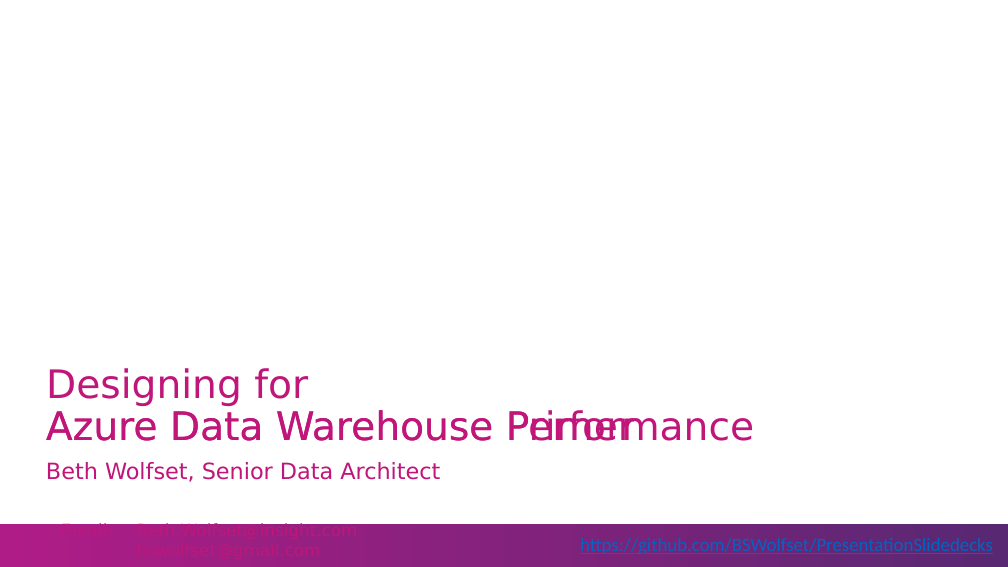
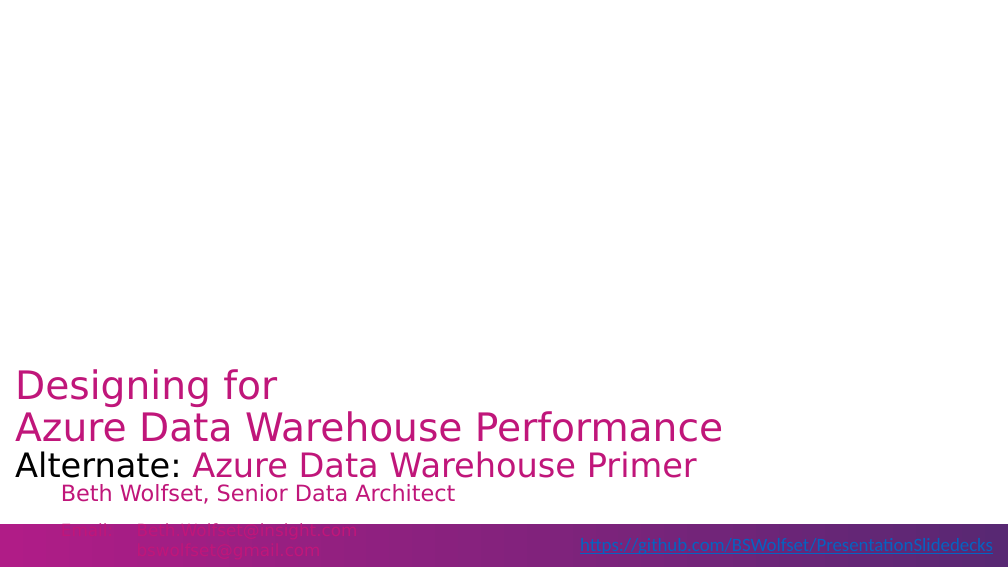
Before and after one commit to BSWolfset/PresentationSlidedecks, a slide deck: slide 1 of DesigningForADWPerformance.pptx. Drawn at 1008x567 pixels with LibreOffice and Linux fonts; fonts in the diff are those of the drawing; background and template pictures are left out. Boxes give left, top, right and bottom in pixels: in the first picture for what was removed or moved away, otherwise in the second. Text is boxed around its words. In the diff, an @@ line names an element or a change of style, - is before the commit and + after.

```diff
--- a/DesigningForADWPerformance.pptx
+++ b/DesigningForADWPerformance.pptx
@@ title "Designing for Azure Data Warehouse ...": place and size @@
-title "Designing for Azure Data Warehouse ..." at (46,368,754,441)
+title "Designing for Azure Data Warehouse ..." at (15,369,723,442)
@@ text at (15,451,697,478): text changed; size 28 to 24 pt @@
-Azure Data Warehouse Primer
+Alternate: Azure Data Warehouse Primer
@@ subtitle "Beth Wolfset, Senior Data Architect": place and size @@
-subtitle "Beth Wolfset, Senior Data Architect" at (46,462,440,482)
+subtitle "Beth Wolfset, Senior Data Architect" at (61,484,455,504)
```
Also in this commit, not shown: 2 other slides changed.
